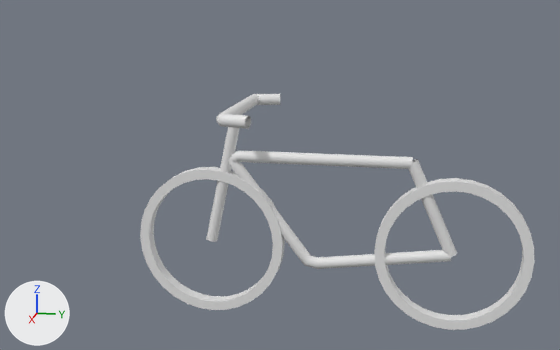
Two versions of the FBX model Assets/Project/Models/Oosaka/Bike.fbx, one commit apart.
Both versions are drawn from a 50 mm lens placed at (11.19, 3.33, 3.89), pointed at (-0.04, 1.08, 1.09). Arrows for +X, +Y and +Z are at lower left; the lights stay in place. The first picture is the older version.

The first picture shows 'Circle', 'NurbsCurve'.
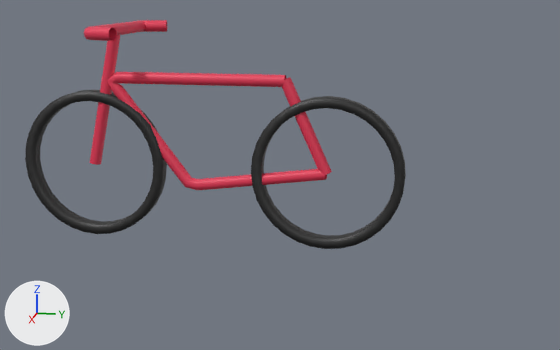
What differs and where, as boxes (x1, y1, x2, y2) in the pictures (560 x 350 px; the box of a moved part takes in the faces that stretch with it):
'NurbsCurve', reshaped, recoloured (52% wider, 31% taller)
    before: (206, 94, 457, 269)
    after: (25, 20, 406, 249)
'Circle', deleted
    before: (140, 167, 535, 330)
part 1 of me_nurbscurve, moved or reshaped
    before: (206, 127, 240, 242)
    after: (90, 35, 120, 165)
part 2 of me_nurbscurve, moved or reshaped
    before: (409, 159, 457, 257)
    after: (282, 77, 332, 175)
part 3 of me_nurbscurve, moved or reshaped
    before: (228, 150, 451, 269)
    after: (107, 72, 327, 190)
part 4 of me_nurbscurve, moved or reshaped
    before: (216, 94, 280, 129)
    after: (84, 20, 167, 41)
part 5 of me_nurbscurve, added (black)
    after: (25, 90, 167, 234)
part 6 of me_nurbscurve, added (black)
    after: (251, 96, 406, 249)

What changed in the scene script:
```text
Add mat_wheel:
    mat_wheel = principled_material('Wheel')
    mat_wheel.base_color = (0.02, 0.02, 0.02)  # black #272727
Add mat_bike:
    mat_bike = principled_material('Bike')
    mat_bike.base_color = (0.8, 0.0389, 0.094)  # red #e73856
Change me_nurbscurve:
    used by ob_nurbscurve; location = (0.0, 0.0, 0.0)
    remove me_nurbscurve.from_pydata(...)  # 1152 vertices, 1104 faces; spans x -1.19..1.19, y -0.09..3.76, z -0.36..2.17
    add me_nurbscurve.from_pydata(...)  # 1408 vertices, 1360 faces; spans x -1.19..1.19, y -3.04..2.96, z 0.0..3.32
    me_nurbscurve part 1: the loose piece of 144 vertices spanning x -0.09..0.09, y -0.09..0.53, z -0.02..2.1 is moved by (0.0, -1.89, 1.15), in mat_bike (red #e73856)
    me_nurbscurve part 2: the loose piece of 144 vertices spanning x -0.09..0.09, y 2.97..3.76, z -0.04..1.42 is moved by (0.0, -1.89, 1.15), in mat_bike (red #e73856)
    me_nurbscurve part 3: the loose piece of 432 vertices spanning x -0.09..0.09, y 0.25..3.69, z -0.36..1.46 is moved by (0.0, -1.89, 1.15), in mat_bike (red #e73856)
    me_nurbscurve part 4: the loose piece of 432 vertices spanning x -1.19..1.19, y 0.38..0.9, z 1.99..2.17 is moved by (0.0, -1.89, 1.15), in mat_bike (red #e73856)
    me_nurbscurve part 5: a new loose piece of 128 vertices spanning x -0.1..0.1, y -3.04..-0.74, z 0.0..2.3, in mat_wheel (black #272727)
    me_nurbscurve part 6: a new loose piece of 128 vertices spanning x -0.1..0.1, y 0.66..2.96, z 0.0..2.3, in mat_wheel (black #272727)
    add me_nurbscurve.materials.append(mat_bike)  # red #e73856
    add me_nurbscurve.materials.append(mat_wheel)  # black #272727
Remove ob_circle:
    ob_circle = bpy.data.objects.new('Circle', me_circle_001)
    ob_circle.location = (0.0, 0.0, 0.0)
```
